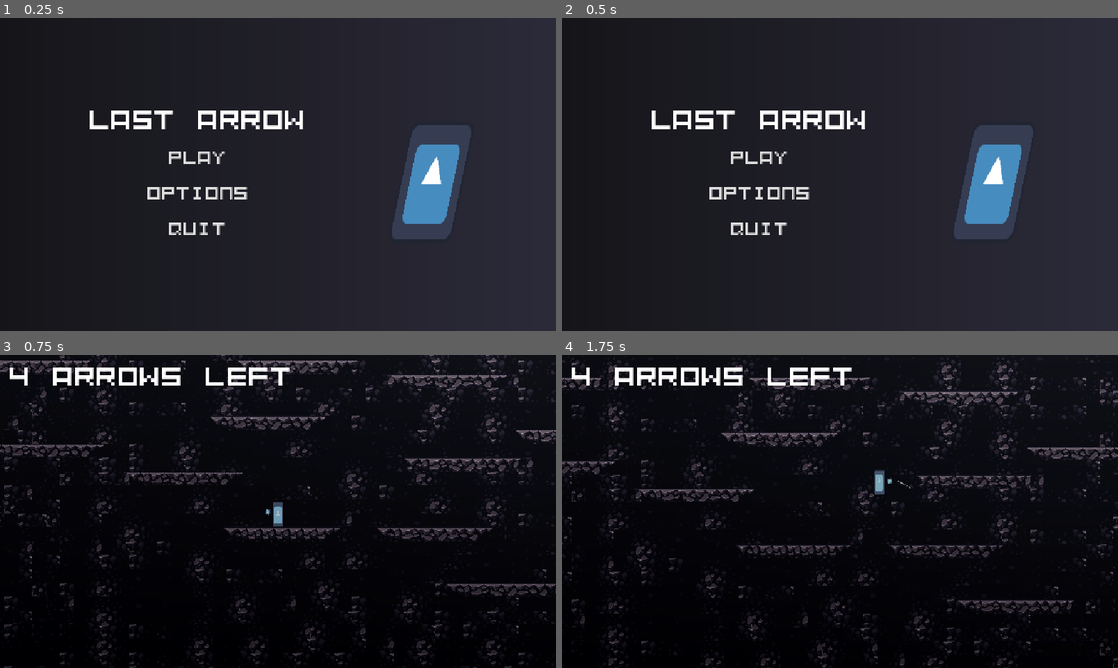
Above: before the commit, frames 1-4 (two rows, left to right).
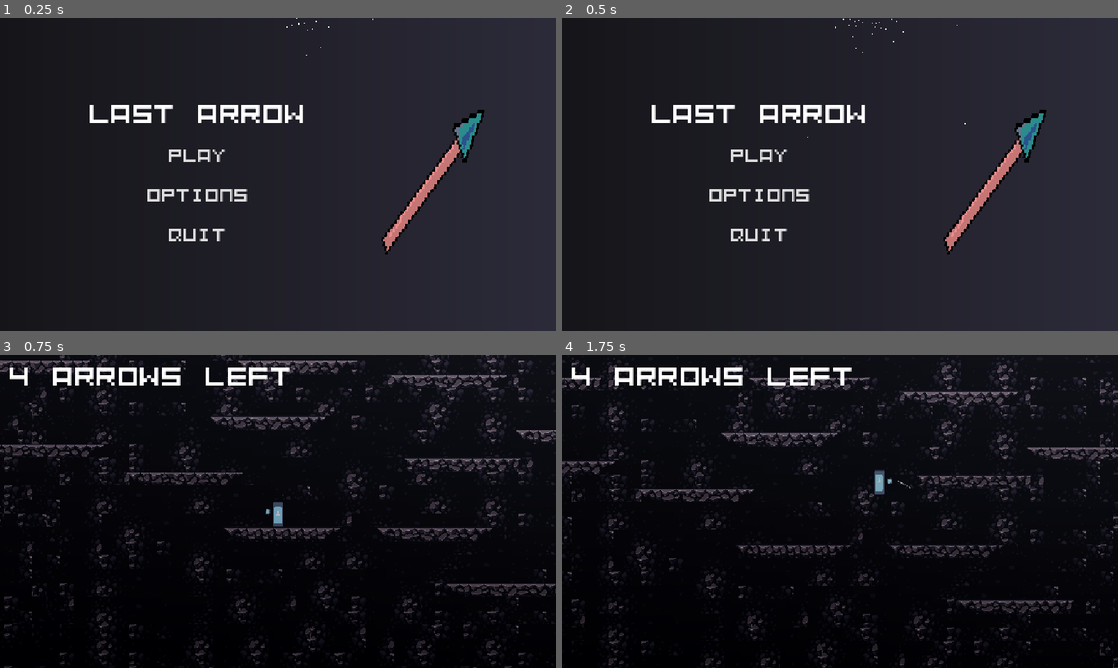
Above: after the commit, the same moments.

Repository: VeryUsual/last-arrow
Game: Godot game, scene res://scenes/main_menu.tscn
Same seed, same stepped clock (60 frames per second), same inputs: the game is played once before the commit and once after it. The engine's default icon, where the game draws it, is replaced by a stand-in: a white triangle on a blue panel in a dark square.
Inputs (mouse positions are in pixels of both pictures, inside the frame that each line leads up to):
- Up to frame 1 (0.25 s): no input
- Up to frame 2 (0.5 s): no input
- Up to frame 3 (0.75 s): click "Play" at 0.5 s
- Up to frame 4 (1.75 s): tap Enter at 1.25 s; move the mouse to (962, 495) at 1.27 s; press the mouse at (962, 495) at 1.28 s; hold D (move_right) from 1.28 s (still down); tap W (jump) at 1.52 s

The runs differ from the first frame. In frame 1, 6.3% of the frame differs, in the area x 16-88%, y 0-76%; in frame 2, 6.3%; in frame 3, less than 0.1%; in frame 4, nothing differs.

Commit message:
main menu revamp & added arrow and bow asset

Diff:
--- a/scenes/main_menu.tscn
+++ b/scenes/main_menu.tscn
@@ -2,7 +2,7 @@
 
 [ext_resource type="Script" uid="uid://bbfqw57gmhlsj" path="res://scripts/main_menu.gd" id="1_ekxnf"]
 [ext_resource type="FontFile" uid="uid://gblxpnjqvndy" path="res://assets/fonts/Kenney Mini Square Mono.ttf" id="1_l6cm7"]
-[ext_resource type="Texture2D" uid="uid://c1yxje58v65g" path="res://icon.svg" id="3_bqqt6"]
+[ext_resource type="Texture2D" uid="uid://dnwhrsrhfchlw" path="res://assets/arrow.png" id="3_bqqt6"]
 
 [sub_resource type="Gradient" id="Gradient_bqqt6"]
 offsets = PackedFloat32Array(0, 0.9939759)
@@ -10,6 +10,36 @@
 
 [sub_resource type="GradientTexture1D" id="GradientTexture1D_wu84c"]
 gradient = SubResource("Gradient_bqqt6")
+
+[sub_resource type="ParticleProcessMaterial" id="ParticleProcessMaterial_bqqt6"]
+particle_flag_disable_z = true
+angle_min = -89.99999
+angle_max = 90.000015
+spread = 180.0
+initial_velocity_min = 332.0
+initial_velocity_max = 1000.0
+gravity = Vector3(0, 0, 0)
+radial_accel_min = -51.61
+radial_accel_max = 47.309998
+turbulence_enabled = true
+turbulence_noise_strength = 0.1
+turbulence_noise_scale = 4.0
+turbulence_influence_max = 0.731
+
+[sub_resource type="ParticleProcessMaterial" id="ParticleProcessMaterial_wu84c"]
+particle_flag_disable_z = true
+angle_min = 86.40001
+angle_max = 210.00002
+spread = 180.0
+initial_velocity_min = 332.0
+initial_velocity_max = 1000.0
+gravity = Vector3(0, 100, 0)
+radial_accel_min = -51.61
+radial_accel_max = 47.309998
+turbulence_enabled = true
+turbulence_noise_strength = 0.1
+turbulence_noise_scale = 4.0
+turbulence_influence_max = 0.731
 
 [node name="main_menu" type="Control" unique_id=548412221]
 layout_mode = 3
@@ -43,6 +73,7 @@
 grow_horizontal = 2
 grow_vertical = 2
 pivot_offset_ratio = Vector2(0.5, 0.5)
+theme_override_constants/separation = 8
 alignment = 1
 
 [node name="TitleLabel" type="Label" parent="VBoxContainer" unique_id=1388159356]
@@ -54,6 +85,8 @@
 
 [node name="PlayButton" type="Button" parent="VBoxContainer" unique_id=1973014227]
 layout_mode = 2
+theme_override_colors/font_outline_color = Color(0, 0, 0, 1)
+theme_override_constants/outline_size = 0
 theme_override_fonts/font = ExtResource("1_l6cm7")
 theme_override_font_sizes/font_size = 20
 text = "Play"
@@ -61,6 +94,8 @@
 
 [node name="OptionsButton" type="Button" parent="VBoxContainer" unique_id=501006043]
 layout_mode = 2
+theme_override_colors/font_outline_color = Color(0, 0, 0, 1)
+theme_override_constants/outline_size = 0
 theme_override_fonts/font = ExtResource("1_l6cm7")
 theme_override_font_sizes/font_size = 20
 text = "Options"
@@ -68,6 +103,8 @@
 
 [node name="QuitButton" type="Button" parent="VBoxContainer" unique_id=1304502010]
 layout_mode = 2
+theme_override_colors/font_outline_color = Color(0, 0, 0, 1)
+theme_override_constants/outline_size = 0
 theme_override_fonts/font = ExtResource("1_l6cm7")
 theme_override_font_sizes/font_size = 20
 text = "Quit"
@@ -75,9 +112,38 @@
 
 [node name="Sprite2D" type="Sprite2D" parent="." unique_id=1813393283]
 position = Vector2(447.00003, 170.00002)
-scale = Vector2(0.515625, 1)
+scale = Vector2(2.4, 4.651)
 skew = 0.20420352
 texture = ExtResource("3_bqqt6")
+
+[node name="GPUParticles2D" type="GPUParticles2D" parent="." unique_id=1675546570]
+position = Vector2(204, 176)
+amount = 5
+lifetime = 5.0
+explosiveness = 0.2
+randomness = 1.0
+trail_enabled = true
+trail_lifetime = 0.09999999999999999
+process_material = SubResource("ParticleProcessMaterial_bqqt6")
+
+[node name="GPUParticles2D2" type="GPUParticles2D" parent="." unique_id=1230650668]
+position = Vector2(450, 168)
+amount = 5
+lifetime = 5.0
+explosiveness = 0.2
+randomness = 1.0
+trail_enabled = true
+trail_lifetime = 0.09999999999999999
+process_material = SubResource("ParticleProcessMaterial_bqqt6")
+
+[node name="GPUParticles2D3" type="GPUParticles2D" parent="." unique_id=194279560]
+position = Vector2(303, -15)
+amount = 1000
+lifetime = 10.0
+explosiveness = 0.2
+randomness = 0.13
+trail_lifetime = 0.09999999999999999
+process_material = SubResource("ParticleProcessMaterial_wu84c")
 
 [connection signal="mouse_entered" from="VBoxContainer/PlayButton" to="." method="_on_play_button_mouse_entered"]
 [connection signal="mouse_exited" from="VBoxContainer/PlayButton" to="." method="_on_play_button_mouse_exited"]
--- a/scripts/main_menu.gd
+++ b/scripts/main_menu.gd
@@ -14,34 +14,40 @@
 	if play_btn_tween and play_btn_tween.is_running():
 		play_btn_tween.kill()
 	play_btn_tween = create_tween()
-	play_btn_tween.tween_property($VBoxContainer/PlayButton, "scale", Vector2(1.1, 1.1), 0.1).set_trans(Tween.TRANS_ELASTIC)
+	play_btn_tween.tween_property($VBoxContainer/PlayButton, "scale", Vector2(1.05, 1.05), 0.1).set_trans(Tween.TRANS_ELASTIC)
+	$VBoxContainer/PlayButton.add_theme_constant_override("outline_size", 9)
 
 func _on_play_button_mouse_exited() -> void:
 	if play_btn_tween and play_btn_tween.is_running():
 		play_btn_tween.kill()
 	play_btn_tween = create_tween()
 	play_btn_tween.tween_property($VBoxContainer/PlayButton, "scale", Vector2(1.0, 1.0), 0.1).set_trans(Tween.TRANS_ELASTIC)
+	$VBoxContainer/PlayButton.add_theme_constant_override("outline_size", 0)
 
 func _on_quit_button_mouse_entered() -> void:
 	if quit_btn_tween and quit_btn_tween.is_running():
 		quit_btn_tween.kill()
 	quit_btn_tween = create_tween()
-	quit_btn_tween.tween_property($VBoxContainer/QuitButton, "scale", Vector2(1.1, 1.1), 0.2).set_trans(Tween.TRANS_ELASTIC)
+	quit_btn_tween.tween_property($VBoxContainer/QuitButton, "scale", Vector2(1.05, 1.05), 0.2).set_trans(Tween.TRANS_ELASTIC)
+	$VBoxContainer/QuitButton.add_theme_constant_override("outline_size", 9)
 
 func _on_quit_button_mouse_exited() -> void:
 	if quit_btn_tween and quit_btn_tween.is_running():
 		quit_btn_tween.kill()
 	quit_btn_tween = create_tween()
 	quit_btn_tween.tween_property($VBoxContainer/QuitButton, "scale", Vector2(1.0, 1.0), 0.1).set_trans(Tween.TRANS_ELASTIC)
+	$VBoxContainer/QuitButton.add_theme_constant_override("outline_size", 0)
 
 func _on_options_button_mouse_entered() -> void:
 	if options_btn_tween and options_btn_tween.is_running():
 		options_btn_tween.kill()
 	options_btn_tween = create_tween()
-	options_btn_tween.tween_property($VBoxContainer/OptionsButton, "scale", Vector2(1.1, 1.1), 0.1).set_trans(Tween.TRANS_ELASTIC)
+	options_btn_tween.tween_property($VBoxContainer/OptionsButton, "scale", Vector2(1.05, 1.05), 0.1).set_trans(Tween.TRANS_ELASTIC)
+	$VBoxContainer/OptionsButton.add_theme_constant_override("outline_size", 9)
 
 func _on_options_button_mouse_exited() -> void:
 	if options_btn_tween and options_btn_tween.is_running():
 		options_btn_tween.kill()
 	options_btn_tween = create_tween()
 	options_btn_tween.tween_property($VBoxContainer/OptionsButton, "scale", Vector2(1.0, 1.0), 0.1).set_trans(Tween.TRANS_ELASTIC)
+	$VBoxContainer/OptionsButton.add_theme_constant_override("outline_size", 0)
Binary file added: assets/arrow.png
Not shown, added: assets/arrow.png.import
Binary file added: assets/bow.png
Not shown, added: assets/bow.png.import
